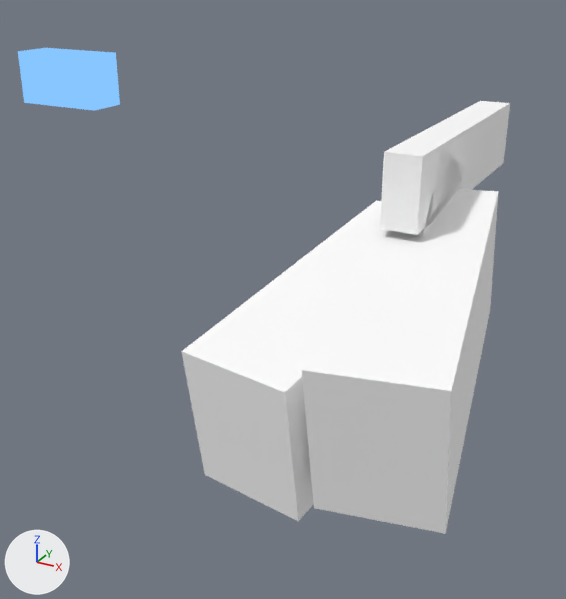
What one commit did to the glTF model src/main/resources/assets/tac/animations/pistol_default.gltf.
Rendered twice from a camera (50 mm lens) standing at (0.83, -2.58, 0.87) and looking at (-0.25, -0.63, -0.1). The axes (+X, +Y, +Z) are drawn at lower left. The lights are the same throughout. Where no turn or scale is listed for an object, it has been applied to the vertices. Vertices at the same position are counted once.

Script lines for the objects in view, before the commit:
```python
ob_camera_001 = bpy.data.objects.new('camera.001', me_mesh_0)
ob_camera_001.location = (-0.109, -1.625, 0.688)
ob_cube = bpy.data.objects.new('cube', me_mesh_1)
ob_cube.location = (0.0, -0.18, -0.093)
ob_cube_001 = bpy.data.objects.new('cube.001', me_mesh_2)
ob_cube_001.location = (0.0, 0.125, -0.437)
ob_cube_002 = bpy.data.objects.new('cube.002', me_mesh_3)
ob_cube_002.location = (0.617, -1.917, 0.129)
ob_cube_003 = bpy.data.objects.new('cube.003', me_mesh_4)
ob_cube_003.location = (-0.109, -1.962, 0.006)
```
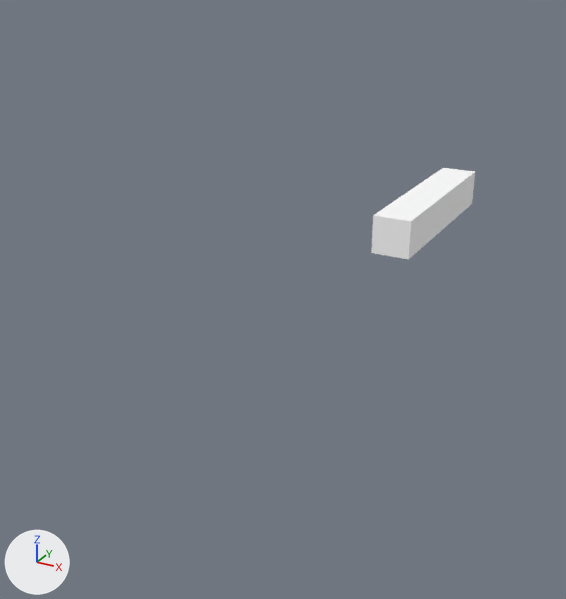
Where the newer file only moved an object's origin or applied its transform, the numbers keep the older frame.

The change, as a diff of the scene's bpy script:
```diff
--- a/src/main/resources/assets/tac/animations/pistol_default.gltf.py
+++ b/src/main/resources/assets/tac/animations/pistol_default.gltf.py
@@ mat_material_0 @@
 mat_material_0 = bpy.data.materials.new('Material_0')
-# nodes: BsdfTransparent, Emission, LightPath, MixShader, OutputMaterial
-# colours: blue #87c6ff
+# nodes: BsdfPrincipled, OutputMaterial
+# colours: white #ffffff
@@ me_mesh_1 @@
 me_mesh_1.from_pydata(...)  # 8 vertices, 12 faces; spans x -0.063..0.063, y -0.288..0.331, z -0.466..0.398
 # used by ob_cube; location = (0.0, -0.18, -0.093)
-me_mesh_1.vertices[0].co = (0.063, 0.054, 0.398)  # pixel (442, 146)
-me_mesh_1.vertices[1].co = (0.063, 0.331, 0.269)  # pixel (463, 167)
-me_mesh_1.vertices[2].co = (0.062, -0.288, -0.337)
-me_mesh_1.vertices[3].co = (0.062, -0.012, -0.466)
-me_mesh_1.vertices[4].co = (-0.062, 0.331, 0.269)
-me_mesh_1.vertices[5].co = (-0.062, 0.054, 0.398)
-me_mesh_1.vertices[6].co = (-0.063, -0.012, -0.466)
-me_mesh_1.vertices[7].co = (-0.063, -0.288, -0.337)
-me_mesh_1.materials.append(mat_material_1)  # white #ffffff
+# me_mesh_1 part 1
+me_mesh_1.vertices[0].co = (0.063, -0.195, 0.218)  # pixel (411, 221)
+me_mesh_1.vertices[1].co = (0.063, 0.492, 0.218)  # pixel (475, 171)
+me_mesh_1.vertices[2].co = (0.062, -0.195, 0.093)  # pixel (408, 259)
+me_mesh_1.vertices[3].co = (0.062, 0.492, 0.093)  # pixel (472, 203)
+me_mesh_1.vertices[4].co = (-0.062, 0.492, 0.218)  # pixel (443, 167)
+me_mesh_1.vertices[5].co = (-0.062, -0.195, 0.218)  # pixel (373, 215)
+me_mesh_1.vertices[6].co = (-0.063, 0.492, 0.093)
+me_mesh_1.vertices[7].co = (-0.063, -0.195, 0.093)  # pixel (371, 252)
+me_mesh_1.materials.append(mat_material_0)  # white #ffffff
@@ ob_camera_001 @@
-ob_camera_001 = bpy.data.objects.new('camera.001', me_mesh_0)
-ob_camera_001.location = (-0.109, -1.625, 0.688)
@@ ob_cube_001 @@
-ob_cube_001 = bpy.data.objects.new('cube.001', me_mesh_2)
-ob_cube_001.location = (0.0, 0.125, -0.437)
@@ ob_cube_002 @@
-ob_cube_002 = bpy.data.objects.new('cube.002', me_mesh_3)
-ob_cube_002.location = (0.617, -1.917, 0.129)
@@ ob_cube_003 @@
-ob_cube_003 = bpy.data.objects.new('cube.003', me_mesh_4)
-ob_cube_003.location = (-0.109, -1.962, 0.006)
```

What differs and where, as boxes [x1, y1, x2, y2] in the pictures (566 x 599 px):
'cube.002', deleted: before [302, 189, 498, 534]
'cube.003', deleted: before [181, 200, 381, 522]
'cube.001', deleted: before [380, 101, 510, 235]
'cube', recoloured, reshaped: before [419, 148, 463, 235]; after [371, 168, 475, 260]
'camera.001', deleted: before [18, 48, 120, 111]
